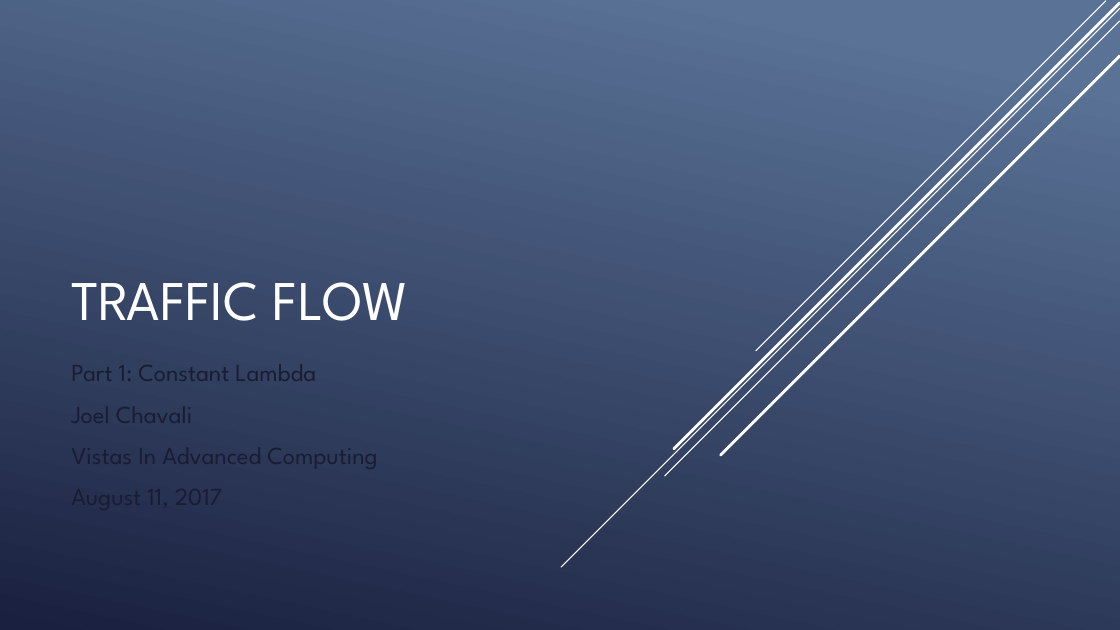
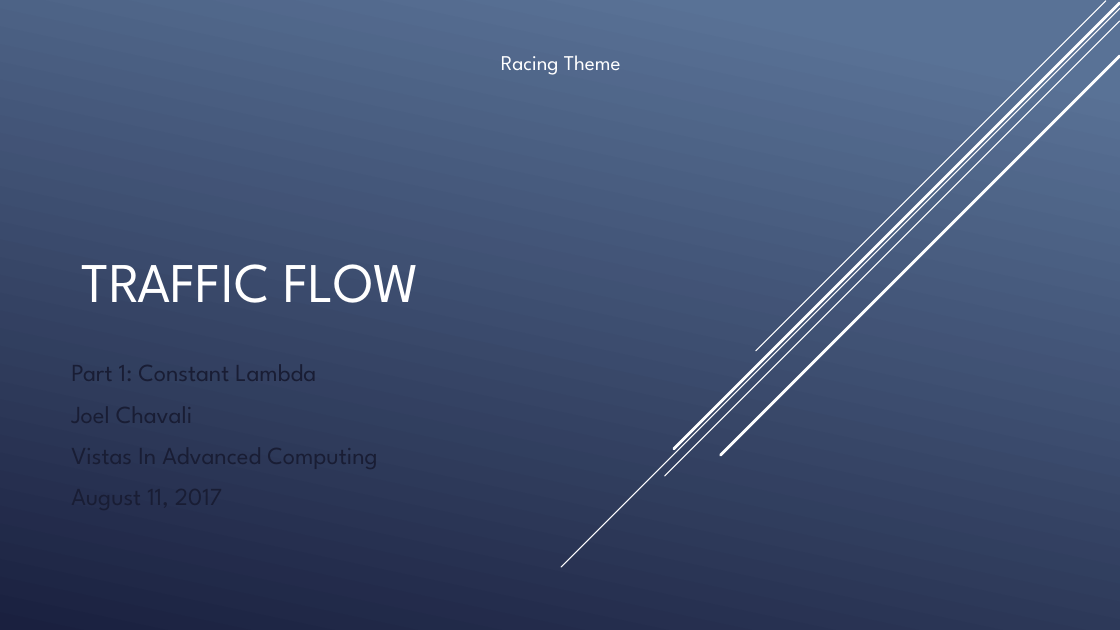
Before and after one commit to joel31245/JoelC_VAC_TrafficFlowFinal, a slide deck: slide 1 of doc/TrafficFlow1Presentation.pptx. Drawn at 1120x630 pixels with LibreOffice and Linux fonts; fonts in the diff are those of the drawing. Boxes give left, top, right and bottom in pixels: in the first picture for what was removed or moved away, otherwise in the second. Text is boxed around its words. In the diff, an @@ line names an element or a change of style, - is before the commit and + after.

```diff
--- a/doc/TrafficFlow1Presentation.pptx
+++ b/doc/TrafficFlow1Presentation.pptx
@@ title "TRAFFIC FLOW" moved from (x1=71, y1=282, x2=408, y2=321) to (x1=82, y1=264, x2=418, y2=303) @@
@@ text added at (x1=501, y1=55, x2=621, y2=75), 18 pt, text #FFFFFF @@
+Racing Theme
```
Also in this commit, not shown: 12 other slides changed, 4 slides added, 4 slides removed, 3 other files.
